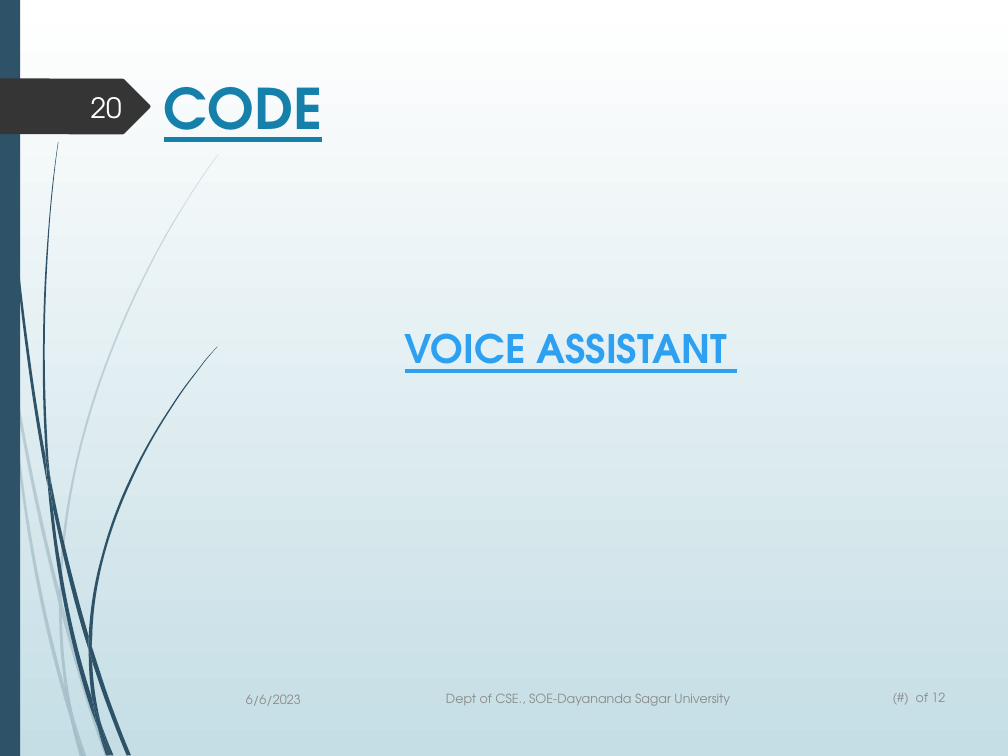
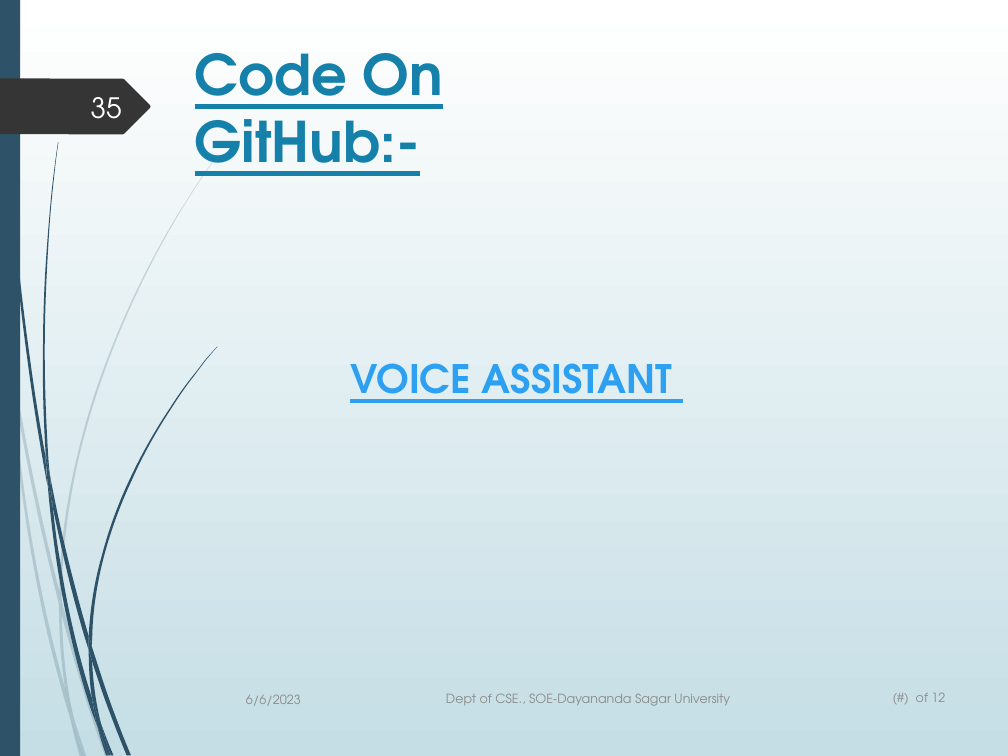
Before and after one commit to Hy-per-ion/andrew-voice-assistant, a slide deck: slide 35 of app/Personal_Robot_with_AI_enabled_Voice_Assistant.pptx (slide 20 before the commit). Drawn at 1008x756 pixels with LibreOffice and Linux fonts; fonts in the diff are those of the drawing. Boxes give left, top, right and bottom in pixels: in the first picture for what was removed or moved away, otherwise in the second. Text is boxed around its words. In the diff, an @@ line names an element or a change of style, - is before the commit and + after.

```diff
--- a/app/Personal_Robot_with_AI_enabled_Voice_Assistant.pptx
+++ b/app/Personal_Robot_with_AI_enabled_Voice_Assistant.pptx
@@ text at box(195, 53, 444, 176): text changed @@
-CODE
+Code On GitHub:-
@@ page number at box(91, 97, 122, 119): text changed @@
-20
+35
@@ text "VOICE ASSISTANT": place and size @@
-text "VOICE ASSISTANT" at box(405, 333, 726, 373)
+text "VOICE ASSISTANT" at box(350, 363, 672, 403)
@@ text "VOICE ASSISTANT" at box(350, 363, 672, 403): alignment left to centre @@
```
Also in this commit, not shown: 17 other slides changed, 15 slides added.
